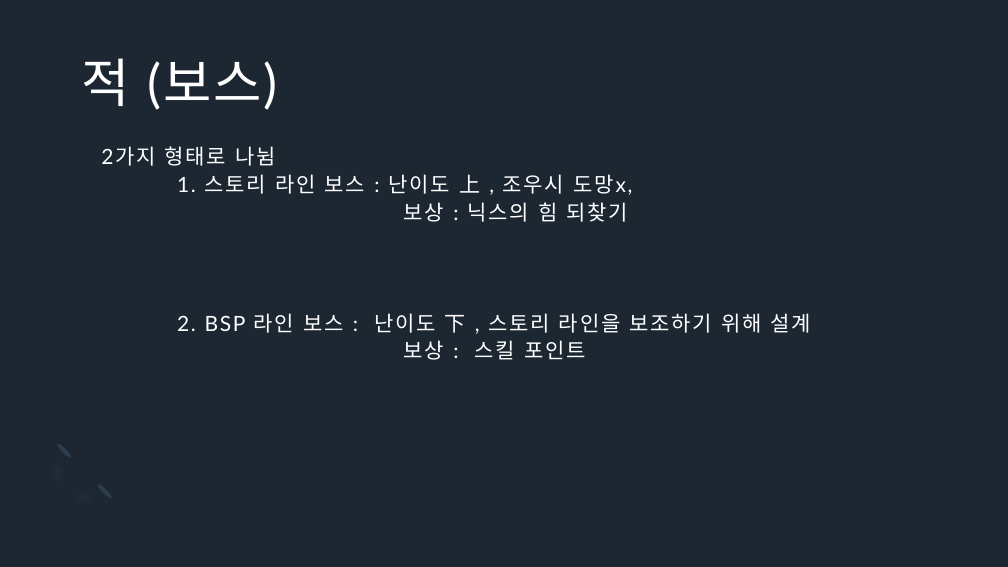
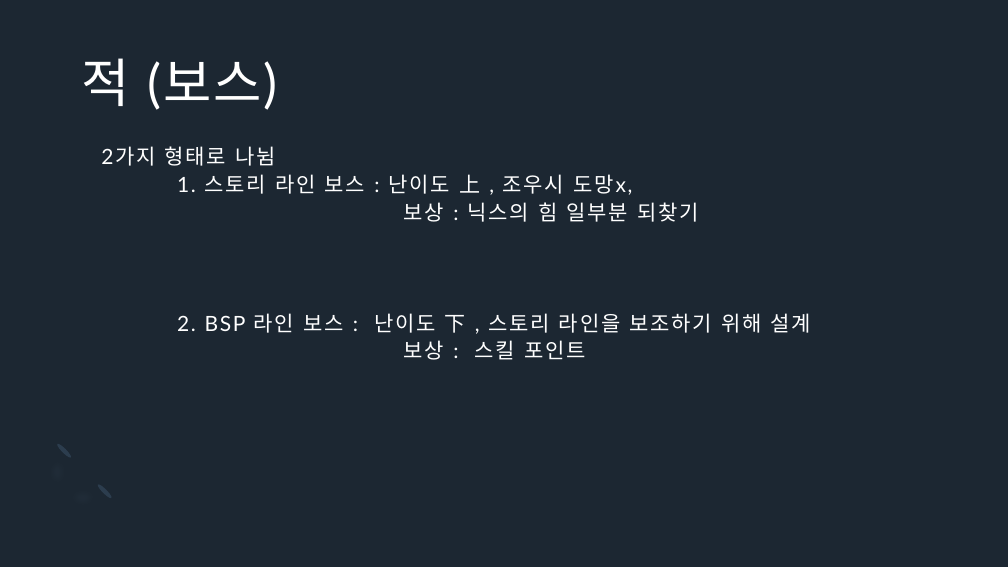
Before and after one commit to Icloy/2D_Roguelike, a slide deck: slide 11 of 기획서.pptx (slide 12 before the commit). Drawn at 1008x567 pixels with LibreOffice and Linux fonts; fonts in the diff are those of the drawing. Boxes give left, top, right and bottom in pixels: in the first picture for what was removed or moved away, otherwise in the second. Text is boxed around its words. In the diff, an @@ line names an element or a change of style, - is before the commit and + after.

```diff
--- a/기획서.pptx
+++ b/기획서.pptx
@@ title at <box>101,146,811,360</box>: text changed @@
-2가지 형태로 나뉨
-1. 스토리 라인 보스 : 난이도 上 , 조우시 도망x,
-보상 : 닉스의 힘 되찾기
-2. BSP 라인 보스 : 난이도 下 , 스토리 라인을 보조하기 위해 설계
-보상 : 스킬 포인트
+2가지 형태로 나뉨
+1. 스토리 라인 보스 : 난이도 上 , 조우시 도망x,
+보상 : 닉스의 힘 일부분 되찾기
+2. BSP 라인 보스 : 난이도 下 , 스토리 라인을 보조하기 위해 설계
+보상 : 스킬 포인트
```
Also in this commit, not shown: 9 other slides changed, 3 slides added.
